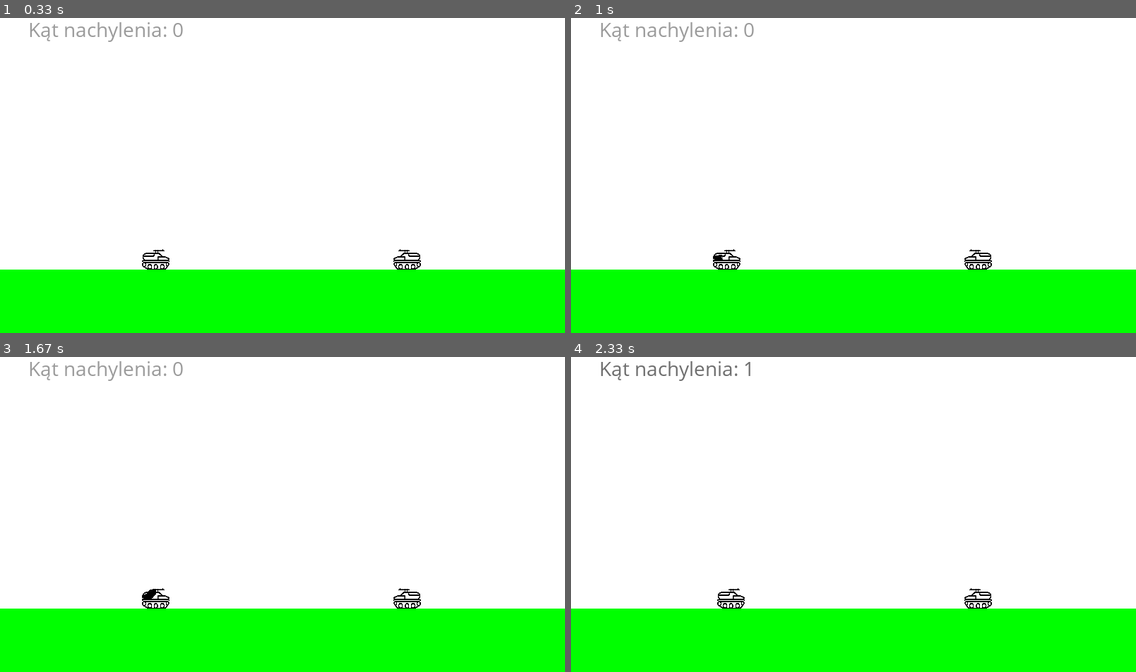
Above: before the commit, frames 1-4 (two rows, left to right).
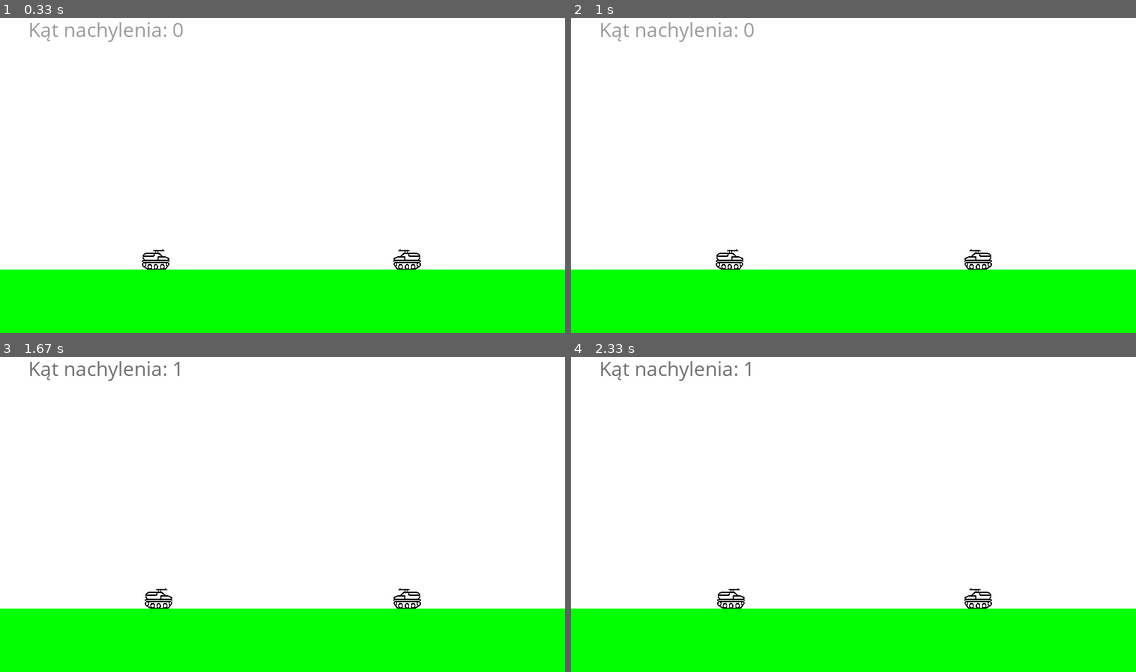
Above: after the commit, the same moments.

Repository: pkiczko/pythoon_sroda
Game: pygame game, started from tanks/image_pygame.py
Same seed, same stepped clock (60 frames per second), same inputs: the game is played once before the commit and once after it.
Inputs:
- Up to frame 1 (0.33 s): no input
- Up to frame 2 (1 s): hold Space 0.33-0.8 s; hold Right 0.33-0.8 s; hold Right from 0.83 s (still down)
- Up to frame 3 (1.67 s): release Right at 1.3 s; hold Up 1.33-1.63 s
- Up to frame 4 (2.33 s): hold Right 1.67-2.13 s; hold Left from 2.17 s (still down)

Frame 1 is identical in both runs. In frame 2, 0.1% of the frame differs, in the area x 25-31%, y 73-80%; in frame 3, 0.5%, in the area x 5-33%, y 1-80%; in frame 4, nothing differs.

Commit message:
dzialajacy model

Diff:
--- a/tanks/image_pygame.py
+++ b/tanks/image_pygame.py
@@ -70,20 +70,28 @@
     display_surface.blit(tank, (tank_pos_x, tank_pos_y))
     display_surface.blit(textsurface, (40, 50))
     display_surface.blit(enemy_tank, (etank_pos_x, etank_pos_y))
-
+    #display_surface.blit(pocisk, (pociski[0][0], pociski[0][1]))
+    #display_surface.blit(pocisk, (ball['pos']['x'], ball['pos']['y']))
     clock.tick(60)
     pygame.display.update()
-
+def narysujOknoGry2(x, y):
+    display_surface.fill(white)
+    pygame.draw.rect(display_surface,green,[00,410,800,100]) #rysowanie tła
+    display_surface.blit(tank, (tank_pos_x, tank_pos_y))
+    display_surface.blit(textsurface, (40, 50))
+    display_surface.blit(enemy_tank, (etank_pos_x, etank_pos_y))
+    display_surface.blit(pocisk, (x, y))
+    pygame.display.update()
 #stałe dt. pocisku
-ball={'m': 1, 'v':[0,0], 'pos':{'x': losowa, 'y':390}}
+ball={'m': 1, 'v':[0,0], 'pos':{'x': tank_pos_x, 'y':370}}
 g=-9.8
-v0=8
+v0=80
 theta=nachylenie*3.14158/180        #masa kuli
 ball['v']=[v0*math.cos(theta),v0*math.sin(theta)]    #wektor prędkości kuli
 print(ball)
 t=0
-dt=0.01
-
+dt=0.1
+zmiana = 20
 # niekończąca się pętla
 
 while True :
@@ -100,18 +108,22 @@
             if event.key == pygame.K_SPACE: #jeśli spacja naciśnięta to:
                 print("BOOM!")
                 strzal.play()
-                while ball['pos']['y']>=380:
+                while ball['pos']['y']<=400:
                     clock.tick(100)
                     F=ball['m']*g
-                    ball['v'][1]=ball['v'][1]-(F/ball['m'])*dt
-                    ball['pos']['x']=ball['pos']['x']+ball['v'][0]*dt/ball['m']
-                    ball['pos']['y']=ball['pos']['y']-ball['v'][1]*dt/ball['m']
-                    t=t+dt
+                    print(ball['v'][1])
+                    ball['v'][1]+=(F/ball['m'])*dt #predkosc gor/dol
+                    ball['pos']['x']+=ball['v'][0]*dt
+                    ball['pos']['y']-=ball['v'][1]*dt
+                    t+=dt
+                    #F=ma
+                    #S=at^2/2
                     print(ball)
-                    display_surface.blit(pocisk, (ball['pos']['x'], ball['pos']['y']))
+                    narysujOknoGry2(ball['pos']['x'], ball['pos']['y'])
+
                 pociski.append([losowa+10, 390])
                 print(ball)#"Pociski =",pociski[0][0], pociski[0][1])
-                display_surface.blit(pocisk, (pociski[0][0], pociski[0][1]))
+
 
             if event.key == pygame.K_UP:
                 if nachylenie == 90:
@@ -151,13 +163,23 @@
                     tank = pygame.transform.flip(tank, True, False)
                     kierunek_czolgu = False #obracamy czołg
                     #display_surface.blit(tank, (tank_pos_x, tank_pos_y))
-                tank_pos_x+=-2
+                if (zmiana == 0):
+                    print("Dalej nie pojedziesz w tej rundzie!")
+                else:
+                    tank_pos_x+=-2
+                    zmiana -= 1
+                ball['pos']['x']=tank_pos_x
             if event.key == pygame.K_RIGHT:
                 if kierunek_czolgu == False: #jesli obrocony w lewo
                     tank = pygame.transform.flip(tank, True, False)
                     kierunek_czolgu = True  #obracamy czołg
                     #display_surface.blit(tank, (tank_pos_x, tank_pos_y))
-                tank_pos_x+=2
+                if (zmiana == 0):
+                    print("Dalej nie pojedziesz w tej rundzie!")
+                else:
+                    tank_pos_x+=2
+                    zmiana -= 1
+                ball['pos']['x']=tank_pos_x
             if event.key == pygame.K_F4: #przy nacisnieciu F4 wychodzi z gry
                 # odłączenie biblioteki pygame
                 pygame.quit()
